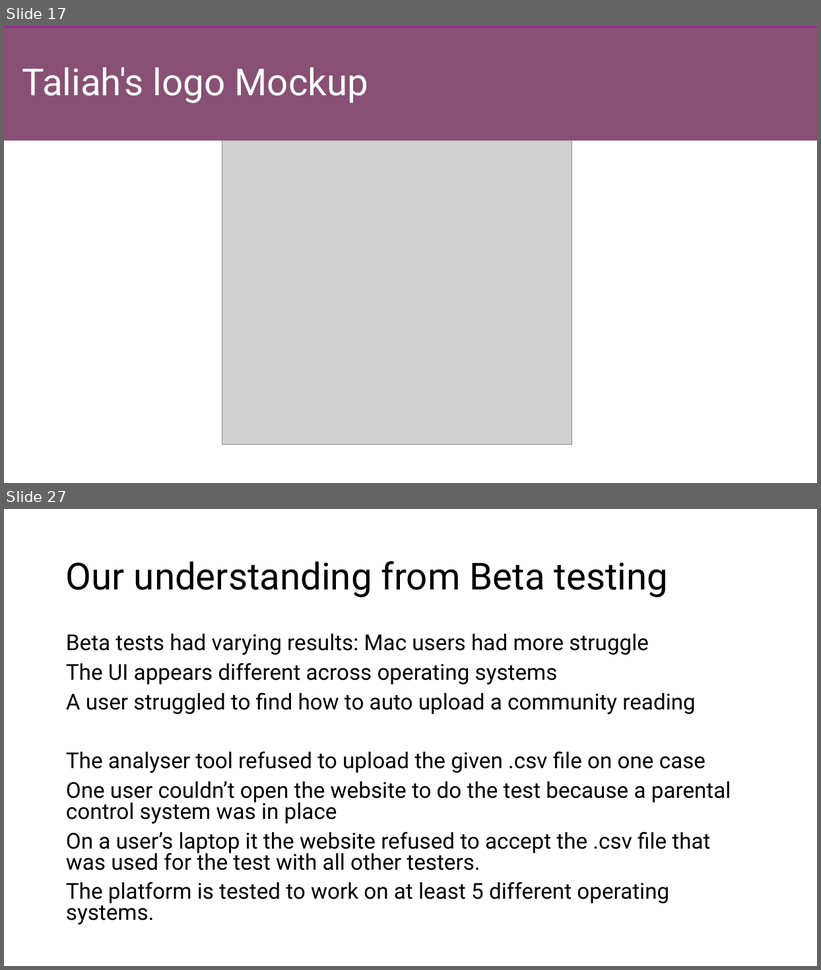
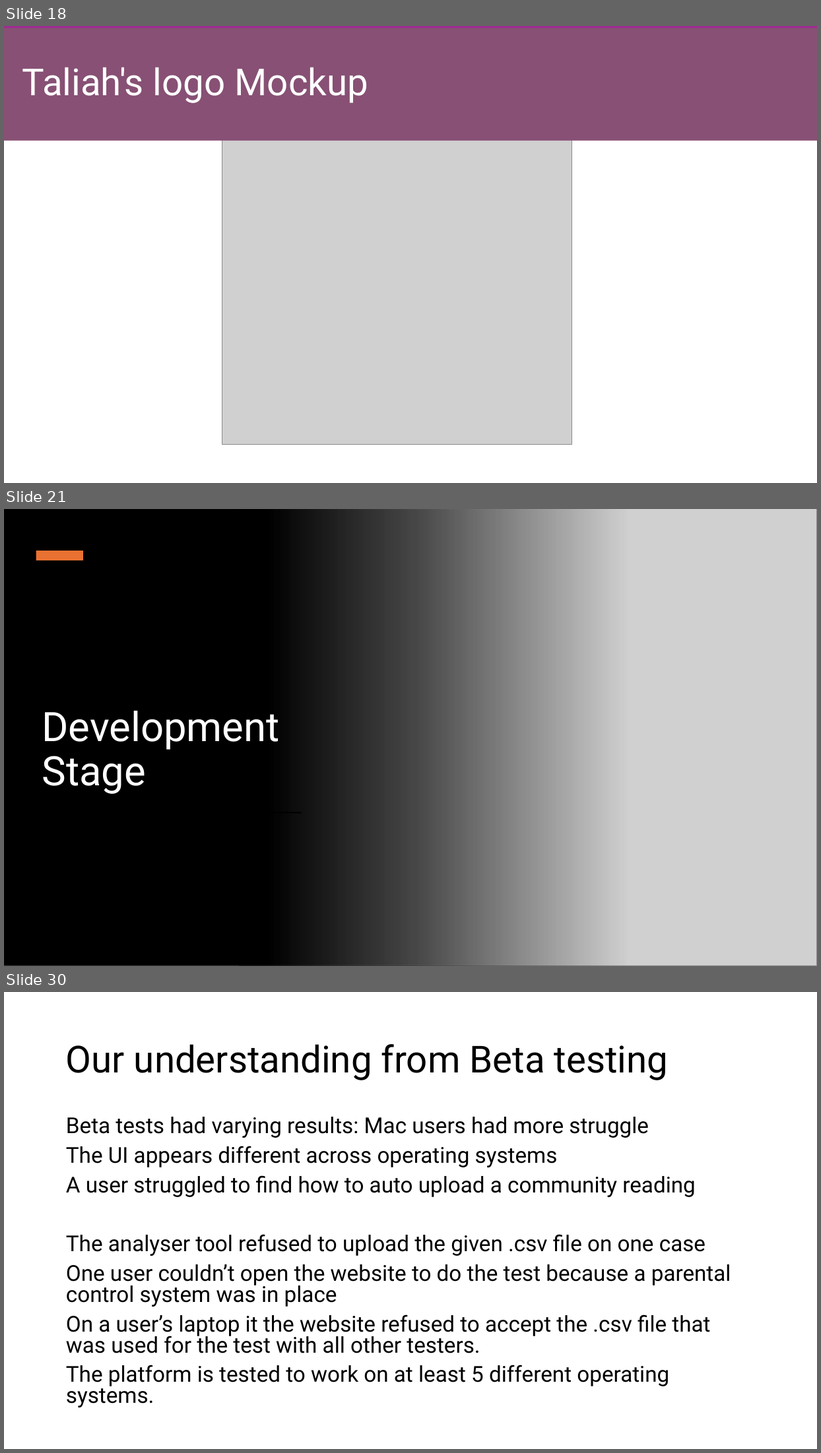
Before and after one commit to theneofan/SWQS_Version_Control, a slide deck: PowerPoint/SWQSPowerpoint.pptx. Shown one above the other, each under a label of ours: slides 17 and 27 before the commit, slides 18, 21 and 30 after it; the slides between them are not shown. The pictures are 821x970 and 821x1453 pixels, drawn with LibreOffice and Linux fonts; fonts in the diff are those of the drawing; grey boxes stand for pictures. Boxes give left, top, right and bottom in pixels: in the first picture for what was removed or moved away, otherwise in the second. Text is boxed around its words. In the diff, an @@ line names an element or a change of style, - is before the commit and + after.

```diff
--- a/PowerPoint/SWQSPowerpoint.pptx
+++ b/PowerPoint/SWQSPowerpoint.pptx
@@ slide 21 added at (x1=4, y1=509, x2=817, y2=966), background #FFFFFF @@
@@ rectangle added at (x1=4, y1=509, x2=627, y2=966), fill gradient #000000 @@
@@ picture added at (x1=239, y1=509, x2=817, y2=966) @@
@@ rectangle added at (x1=36, y1=551, x2=83, y2=560), fill #E97132 @@
@@ title added at (x1=42, y1=710, x2=280, y2=794), 48 pt, text #FFFFFF @@
+Development Stage
@@ rectangle added at (x1=36, y1=812, x2=302, y2=813), fill #000000 @@
@@ what was slide 17 is now slide 18 @@
@@ what was slide 27 is now slide 30 @@
```
Also in this commit, not shown: 5 slides changed, 4 other slides added, 2 slides removed.
